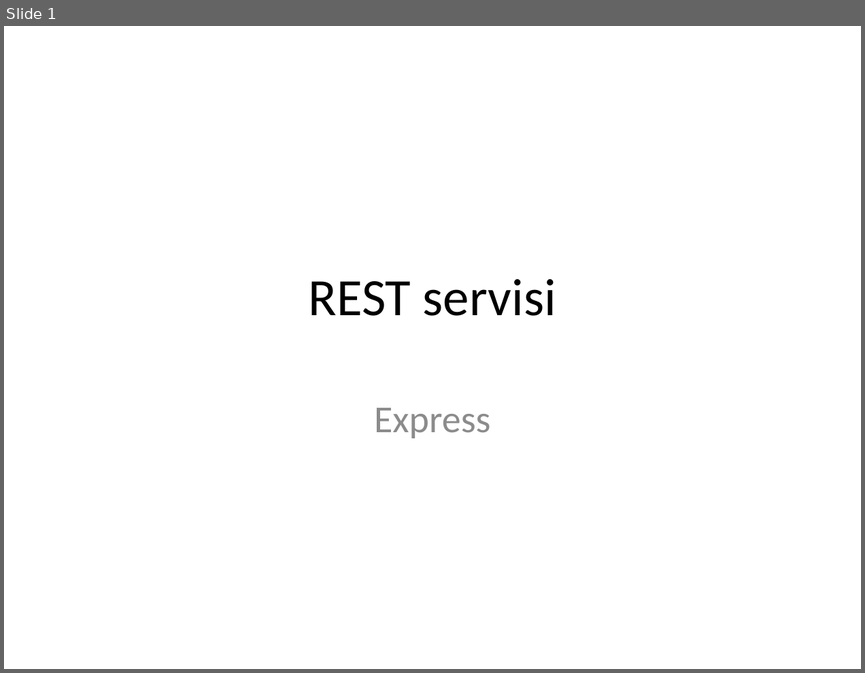
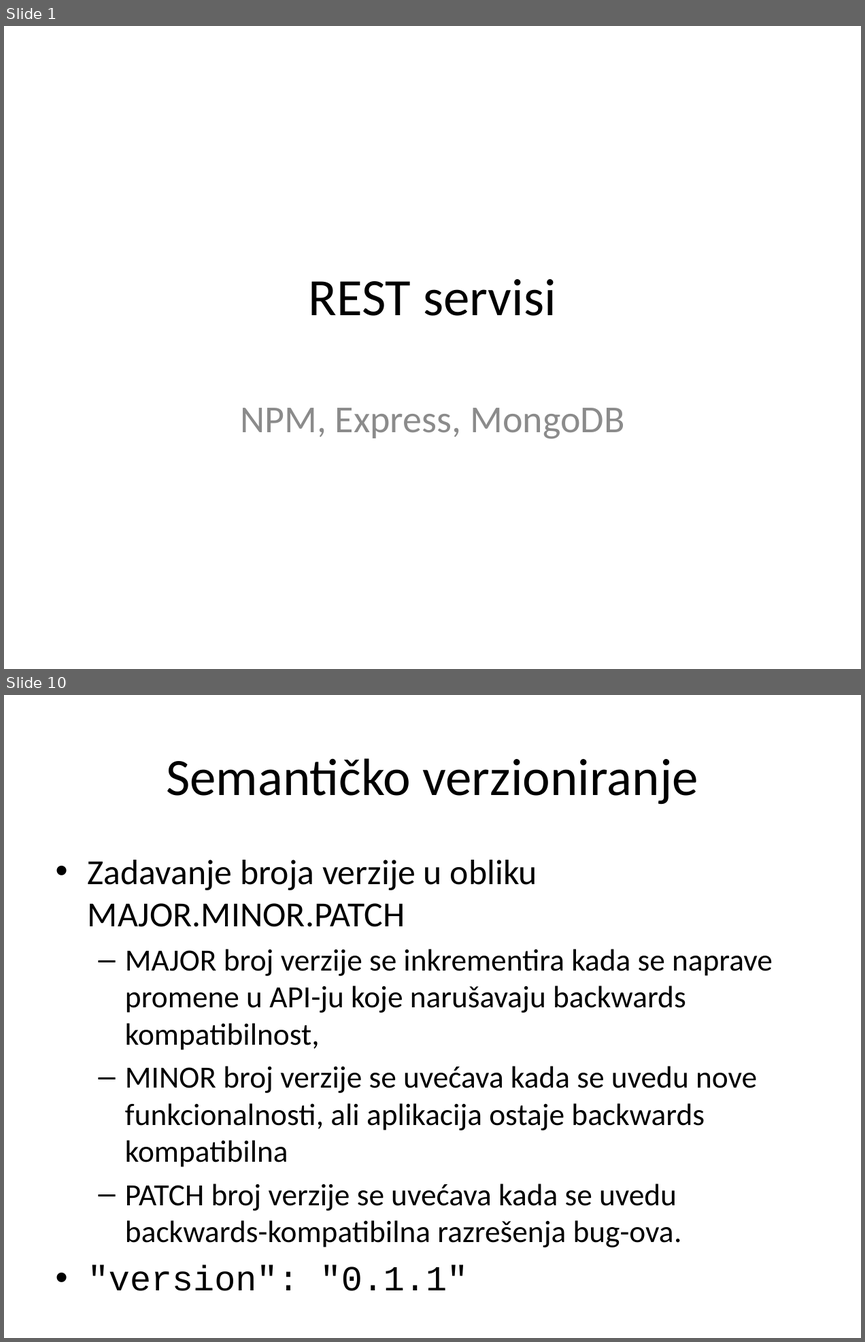
Before and after one commit to XWS2016/BackEnd, a slide deck: 02_REST_servisi/BackEnd_02_REST_servisi.pptx. Shown one above the other, each under a label of ours: slide 1 before the commit, slides 1 and 10 after it; the slides between them are not shown. The pictures are 865x673 and 865x1342 pixels, drawn with LibreOffice and Linux fonts; fonts in the diff are those of the drawing. Boxes give left, top, right and bottom in pixels: in the first picture for what was removed or moved away, otherwise in the second. Text is boxed around its words. In the diff, an @@ line names an element or a change of style, - is before the commit and + after.

```diff
--- a/02_REST_servisi/BackEnd_02_REST_servisi.pptx
+++ b/02_REST_servisi/BackEnd_02_REST_servisi.pptx
@@ slide 10 added at [4,695,861,1338], background #FFFFFF @@
@@ title added at [166,758,698,804], 44 pt, text #000000 @@
+Semantičko verzioniranje
@@ text added at [88,860,772,1247], 25.9 pt, text #000000 @@
+• Zadavanje broja verzije u obliku MAJOR.MINOR.PATCH
+  – MAJOR broj verzije se inkrementira kada se naprave promene u API-ju koje narušavaju backwards kompatibilnost,
+  – MINOR broj verzije se uvećava kada se uvedu nove funkcionalnosti, ali aplikacija ostaje backwards kompatibilna
+  – PATCH broj verzije se uvećava kada se uvedu backwards-kompatibilna razrešenja bug-ova.
+• "version": "0.1.1"
@@ slide 1 changed as well @@
@@ subtitle at [240,407,624,439]: text changed @@
-Express
+NPM, Express, MongoDB
```
Also in this commit, not shown: 25 other slides added, 1 slide removed, 12 other files.
